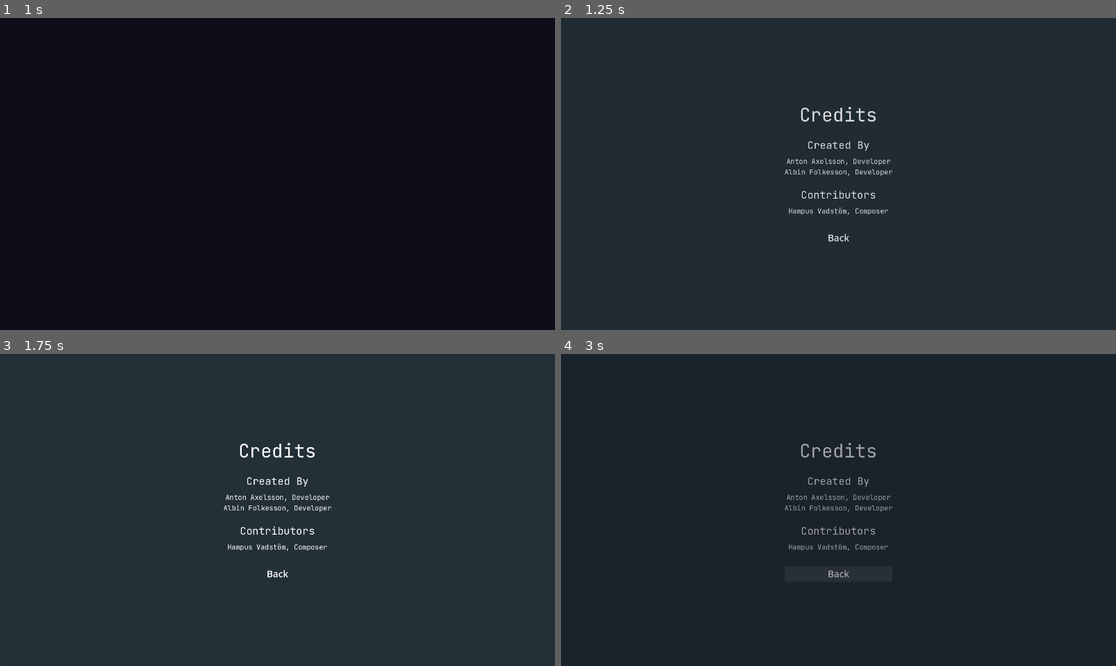
Above: before the commit, frames 1-4 (two rows, left to right).
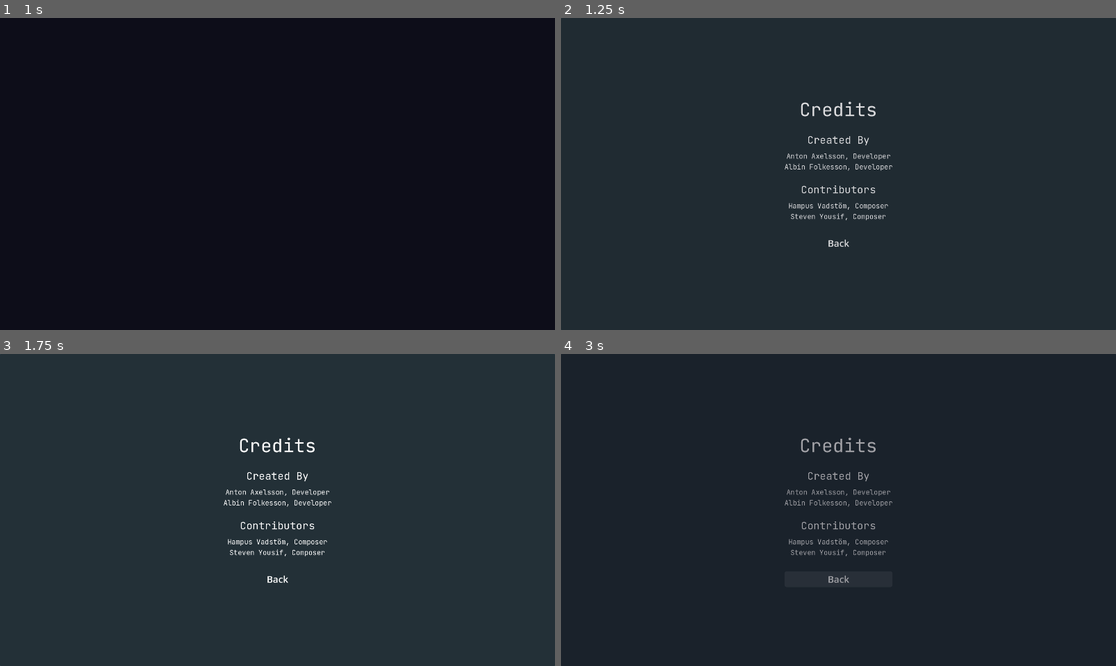
Above: after the commit, the same moments.

Repository: antax02/Mask-Spelet
Game: Godot game, scene res://scenes/ui/main_menu.tscn
Two runs of this game, one before a commit and one after it. Both use one fixed random seed, a clock stepped at 60 frames per second and the inputs below. The engine's default icon, where the game draws it, is replaced by a stand-in: a white triangle on a blue panel in a dark square.
Inputs (mouse positions are in pixels of both pictures, inside the frame that each line leads up to):
- Up to frame 1 (1 s): click "Credits" at 0.5 s
- Up to frame 2 (1.25 s): no input
- Up to frame 3 (1.75 s): move the mouse to (399, 494) at 1.27 s
- Up to frame 4 (3 s): tap Enter at 2 s; move the mouse to (727, 525) at 2.02 s; click "Back" at 2.75 s

Frame 1 is identical in both runs. In frame 2, 1.7% of the frame differs, in the area x 40-60%, y 26-74%; in frame 3, 1.7%; in frame 4, 1.6%.

Commit message:
Add wind animation and update credits
Introduced a new wind sprite and animated wind effect in the environment scene using an atlas texture. Updated the main level to include an additional wind instance. Added Steven Yousif to the credits as a composer.

Diff:
--- a/scenes/enviroment/wind.tscn
+++ b/scenes/enviroment/wind.tscn
@@ -1,23 +1,152 @@
-[gd_scene load_steps=4 format=3 uid="uid://bdbrjrh82eloc"]
+[gd_scene load_steps=22 format=3 uid="uid://bdbrjrh82eloc"]
 
 [ext_resource type="Script" uid="uid://jp04ifg2sptd" path="res://scripts/enviorment/wind.gd" id="1_vqgfe"]
-[ext_resource type="Texture2D" uid="uid://dbxt8py5723yj" path="res://icon.svg" id="2_n4wxg"]
+[ext_resource type="Texture2D" uid="uid://cnbp7k8g6uwl8" path="res://assets/sprites/wind_01.png" id="3_rl53s"]
 
 [sub_resource type="RectangleShape2D" id="RectangleShape2D_vki8m"]
-size = Vector2(43.000004, 21.5)
+size = Vector2(256, 256)
+
+[sub_resource type="AtlasTexture" id="AtlasTexture_s0lfb"]
+atlas = ExtResource("3_rl53s")
+region = Rect2(0, 0, 128, 128)
+
+[sub_resource type="AtlasTexture" id="AtlasTexture_d3oiu"]
+atlas = ExtResource("3_rl53s")
+region = Rect2(128, 0, 128, 128)
+
+[sub_resource type="AtlasTexture" id="AtlasTexture_uhprk"]
+atlas = ExtResource("3_rl53s")
+region = Rect2(256, 0, 128, 128)
+
+[sub_resource type="AtlasTexture" id="AtlasTexture_i3nvo"]
+atlas = ExtResource("3_rl53s")
+region = Rect2(384, 0, 128, 128)
+
+[sub_resource type="AtlasTexture" id="AtlasTexture_duhtk"]
+atlas = ExtResource("3_rl53s")
+region = Rect2(512, 0, 128, 128)
+
+[sub_resource type="AtlasTexture" id="AtlasTexture_jj4ek"]
+atlas = ExtResource("3_rl53s")
+region = Rect2(640, 0, 128, 128)
+
+[sub_resource type="AtlasTexture" id="AtlasTexture_ucfu6"]
+atlas = ExtResource("3_rl53s")
+region = Rect2(768, 0, 128, 128)
+
+[sub_resource type="AtlasTexture" id="AtlasTexture_elry1"]
+atlas = ExtResource("3_rl53s")
+region = Rect2(896, 0, 128, 128)
+
+[sub_resource type="AtlasTexture" id="AtlasTexture_wldwh"]
+atlas = ExtResource("3_rl53s")
+region = Rect2(1024, 0, 128, 128)
+
+[sub_resource type="AtlasTexture" id="AtlasTexture_1kku5"]
+atlas = ExtResource("3_rl53s")
+region = Rect2(1152, 0, 128, 128)
+
+[sub_resource type="AtlasTexture" id="AtlasTexture_byve1"]
+atlas = ExtResource("3_rl53s")
+region = Rect2(1280, 0, 128, 128)
+
+[sub_resource type="AtlasTexture" id="AtlasTexture_yetpt"]
+atlas = ExtResource("3_rl53s")
+region = Rect2(1408, 0, 128, 128)
+
+[sub_resource type="AtlasTexture" id="AtlasTexture_v1amy"]
+atlas = ExtResource("3_rl53s")
+region = Rect2(1536, 0, 128, 128)
+
+[sub_resource type="AtlasTexture" id="AtlasTexture_t3xt4"]
+atlas = ExtResource("3_rl53s")
+region = Rect2(1664, 0, 128, 128)
+
+[sub_resource type="AtlasTexture" id="AtlasTexture_qrf5f"]
+atlas = ExtResource("3_rl53s")
+region = Rect2(1792, 0, 128, 128)
+
+[sub_resource type="AtlasTexture" id="AtlasTexture_wo10x"]
+atlas = ExtResource("3_rl53s")
+region = Rect2(1920, 0, 128, 128)
+
+[sub_resource type="AtlasTexture" id="AtlasTexture_4gej7"]
+atlas = ExtResource("3_rl53s")
+region = Rect2(2048, 0, 128, 128)
+
+[sub_resource type="SpriteFrames" id="SpriteFrames_mnk2b"]
+animations = [{
+"frames": [{
+"duration": 1.0,
+"texture": SubResource("AtlasTexture_s0lfb")
+}, {
+"duration": 1.0,
+"texture": SubResource("AtlasTexture_d3oiu")
+}, {
+"duration": 1.0,
+"texture": SubResource("AtlasTexture_uhprk")
+}, {
+"duration": 1.0,
+"texture": SubResource("AtlasTexture_i3nvo")
+}, {
+"duration": 1.0,
+"texture": SubResource("AtlasTexture_duhtk")
+}, {
+"duration": 1.0,
+"texture": SubResource("AtlasTexture_jj4ek")
+}, {
+"duration": 1.0,
+"texture": SubResource("AtlasTexture_ucfu6")
+}, {
+"duration": 1.0,
+"texture": SubResource("AtlasTexture_elry1")
+}, {
+"duration": 1.0,
+"texture": SubResource("AtlasTexture_wldwh")
+}, {
+"duration": 1.0,
+"texture": SubResource("AtlasTexture_1kku5")
+}, {
+"duration": 1.0,
+"texture": SubResource("AtlasTexture_byve1")
+}, {
+"duration": 1.0,
+"texture": SubResource("AtlasTexture_yetpt")
+}, {
+"duration": 1.0,
+"texture": SubResource("AtlasTexture_v1amy")
+}, {
+"duration": 1.0,
+"texture": SubResource("AtlasTexture_t3xt4")
+}, {
+"duration": 1.0,
+"texture": SubResource("AtlasTexture_qrf5f")
+}, {
+"duration": 1.0,
+"texture": SubResource("AtlasTexture_wo10x")
+}, {
+"duration": 1.0,
+"texture": SubResource("AtlasTexture_4gej7")
+}],
+"loop": true,
+"name": &"default",
+"speed": 12.0
+}]
 
 [node name="Wind" type="Area2D" groups=["wind"]]
 script = ExtResource("1_vqgfe")
+blow_force = 20000.0
 
 [node name="CollisionShape2D" type="CollisionShape2D" parent="."]
 position = Vector2(0.5000038, 0.50000095)
-scale = Vector2(3, 6)
 shape = SubResource("RectangleShape2D_vki8m")
 
-[node name="Sprite2D" type="Sprite2D" parent="."]
-modulate = Color(0, 0, 0, 0.33333334)
-self_modulate = Color(0.83137256, 1, 0.5529412, 1)
-texture = ExtResource("2_n4wxg")
+[node name="AnimatedSprite2D" type="AnimatedSprite2D" parent="."]
+rotation = 4.712389
+scale = Vector2(2, 2)
+sprite_frames = SubResource("SpriteFrames_mnk2b")
+autoplay = "default"
+frame_progress = 0.54041517
 
 [connection signal="body_entered" from="." to="." method="_on_body_entered"]
 [connection signal="body_exited" from="." to="." method="_on_body_exited"]
--- a/scenes/levels/main.tscn
+++ b/scenes/levels/main.tscn
@@ -326,6 +326,9 @@
 position = Vector2(2905, -8058)
 rotation = 0.96984035
 
+[node name="Wind6" parent="2" instance=ExtResource("6_b6bv0")]
+position = Vector2(480.00024, -371)
+
 [node name="Wind3" parent="2" instance=ExtResource("6_b6bv0")]
 position = Vector2(6764, -8921)
 
--- a/scenes/ui/credits.tscn
+++ b/scenes/ui/credits.tscn
@@ -108,6 +108,13 @@
 text = "Hampus Vadstöm, Composer"
 horizontal_alignment = 1
 
+[node name="StevenLabel" type="Label" parent="Panel/MarginContainer/VBoxContainer"]
+layout_mode = 2
+theme = ExtResource("1_oap8i")
+theme_override_font_sizes/font_size = 24
+text = "Steven Yousif, Composer"
+horizontal_alignment = 1
+
 [node name="Spacer3" type="MarginContainer" parent="Panel/MarginContainer/VBoxContainer"]
 layout_mode = 2
 theme_override_constants/margin_top = 40
Binary file added: assets/sprites/wind_01.png
Not shown, added: assets/sprites/wind_01.png.import
Not shown: 1 places in scenes/levels/main.tscn that only renumber resources
